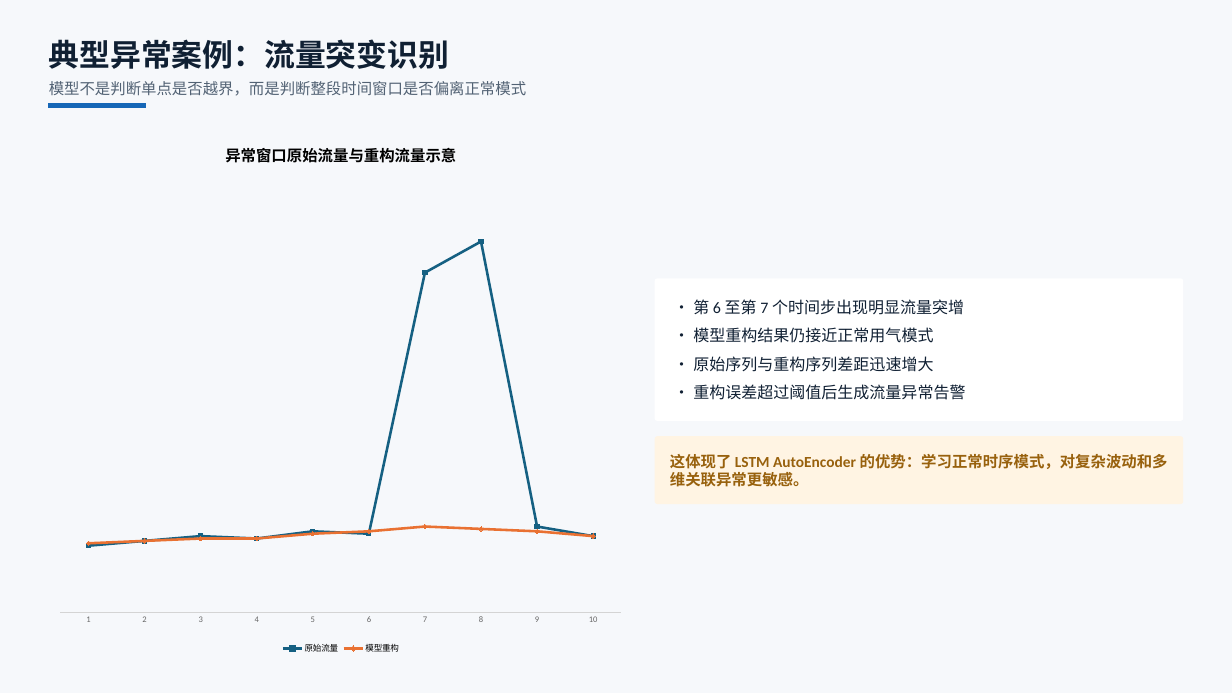
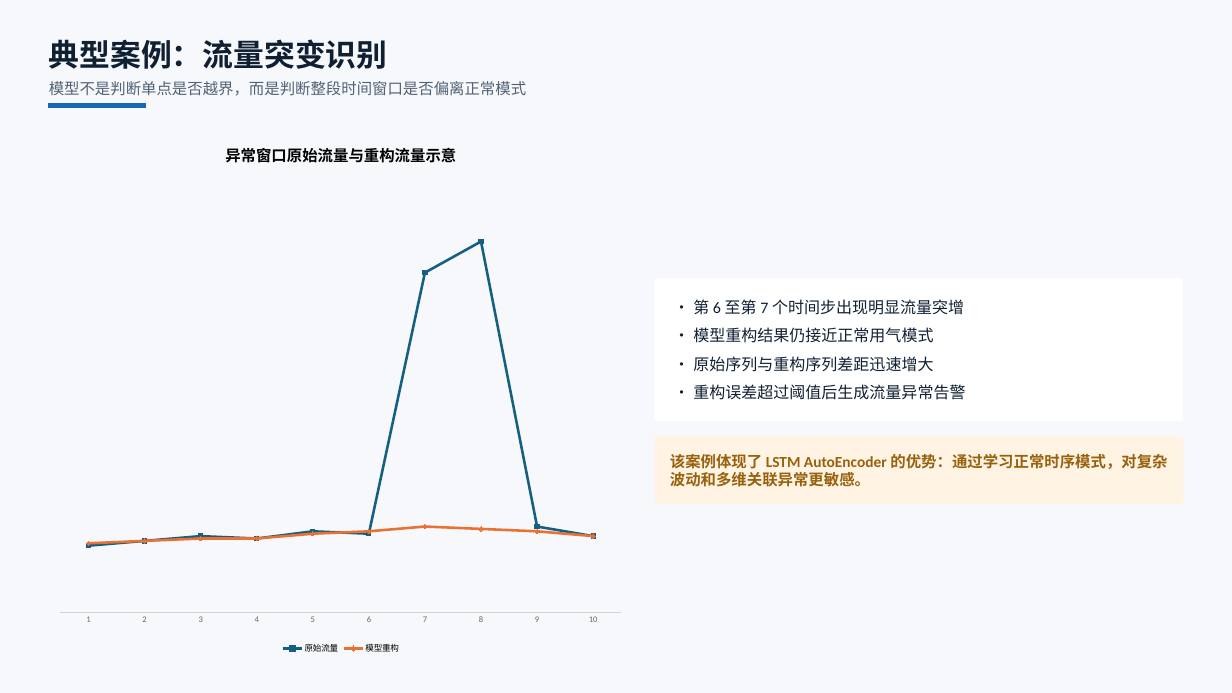
Before and after one commit to solisW/my_thesis_system, a slide deck: slide 17 of docs/2022005052-王晨阳-毕业答辩PPT codex版本.pptx. Drawn at 1232x693 pixels with LibreOffice and Linux fonts; fonts in the diff are those of the drawing. Boxes give left, top, right and bottom in pixels: in the first picture for what was removed or moved away, otherwise in the second. Text is boxed around its words. In the diff, an @@ line names an element or a change of style, - is before the commit and + after.

```diff
--- a/docs/2022005052-王晨阳-毕业答辩PPT codex版本.pptx
+++ b/docs/2022005052-王晨阳-毕业答辩PPT codex版本.pptx
@@ text at bbox=[49, 39, 388, 69]: text changed @@
-典型异常案例：流量突变识别
+典型案例：流量突变识别
@@ text at bbox=[670, 454, 1167, 487]: text changed @@
-这体现了 LSTM AutoEncoder 的优势：学习正常时序模式，对复杂波动和多维关联异常更敏感。
+该案例体现了 LSTM AutoEncoder 的优势：通过学习正常时序模式，对复杂波动和多维关联异常更敏感。
```
Also in this commit, not shown: 17 other slides changed, 50 other files.
